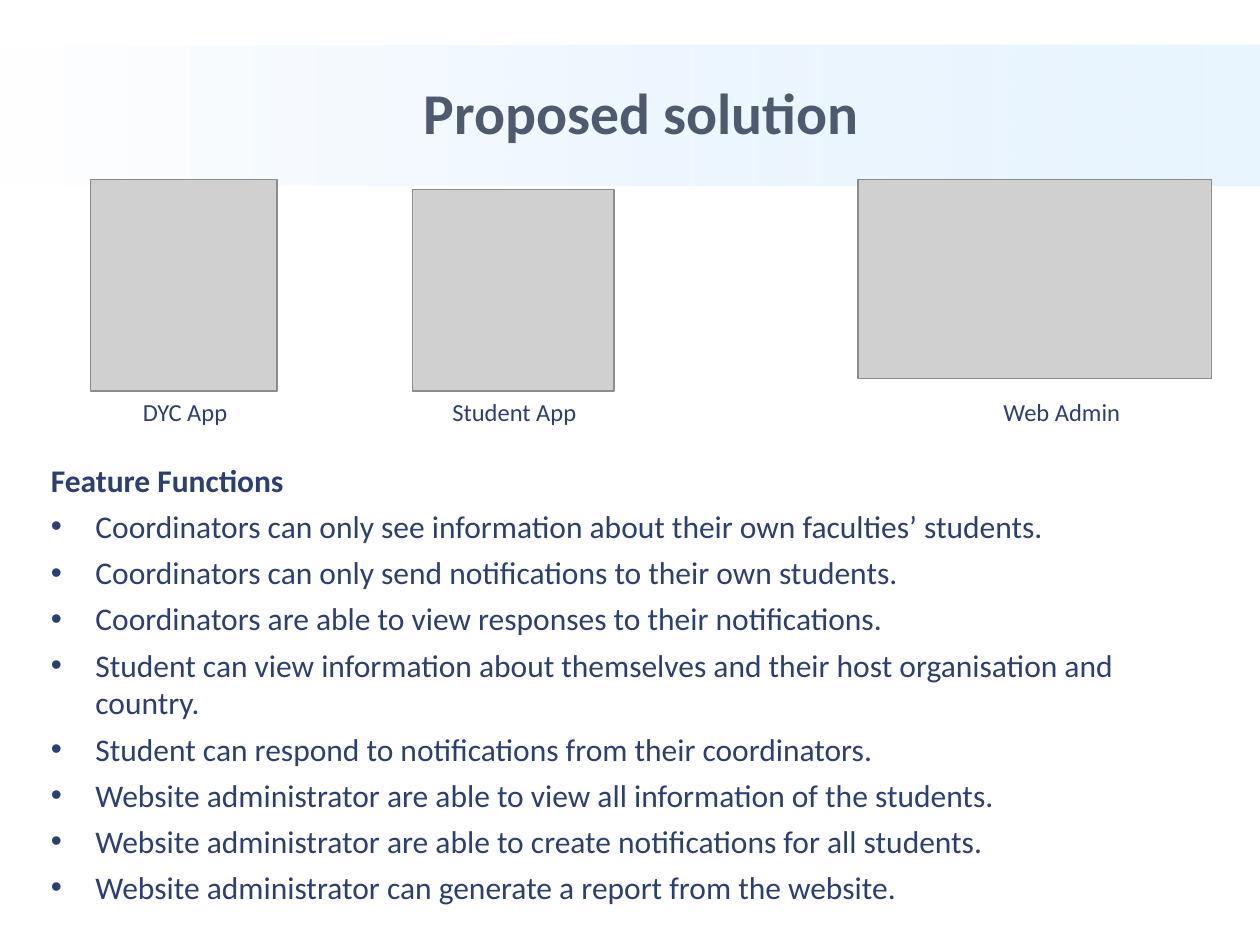
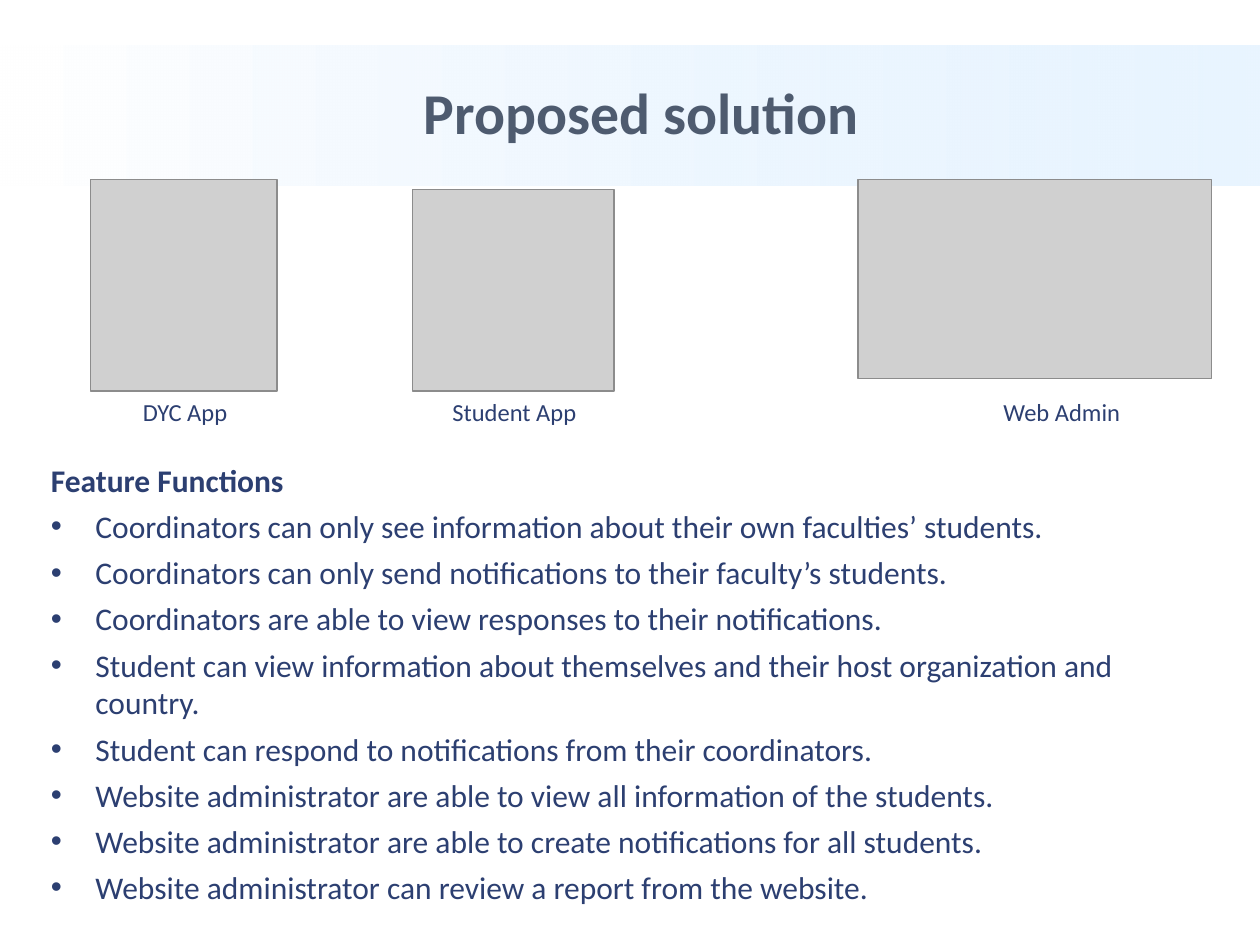
Before and after one commit to haptxse62665/DY-EMERGENCY-RESPONSE-PROJECT, a slide deck: slide 7 of Report/Report1_DYs-Group_Slide.pptx. Drawn at 1260x945 pixels with LibreOffice and Linux fonts; fonts in the diff are those of the drawing; grey boxes stand for pictures; background and template pictures are left out. Boxes give left, top, right and bottom in pixels: in the first picture for what was removed or moved away, otherwise in the second. Text is boxed around its words. In the diff, an @@ line names an element or a change of style, - is before the commit and + after.

Commit message:
BinhNTT_Update Slide Report1 Presentation

```diff
--- a/Report/Report1_DYs-Group_Slide.pptx
+++ b/Report/Report1_DYs-Group_Slide.pptx
@@ text at [95,562,947,589]: text changed @@
-• Coordinators can only send notifications to their own students.
+• Coordinators can only send notifications to their faculty’s students.
@@ text at [95,655,1112,719]: text changed @@
-• Student can view information about themselves and their host organisation and country.
+• Student can view information about themselves and their host organization and country.
@@ text at [95,877,868,904]: text changed @@
-• Website administrator can generate a report from the website.
+• Website administrator can review a report from the website.
```
Also in this commit, not shown: 4 other slides changed.
